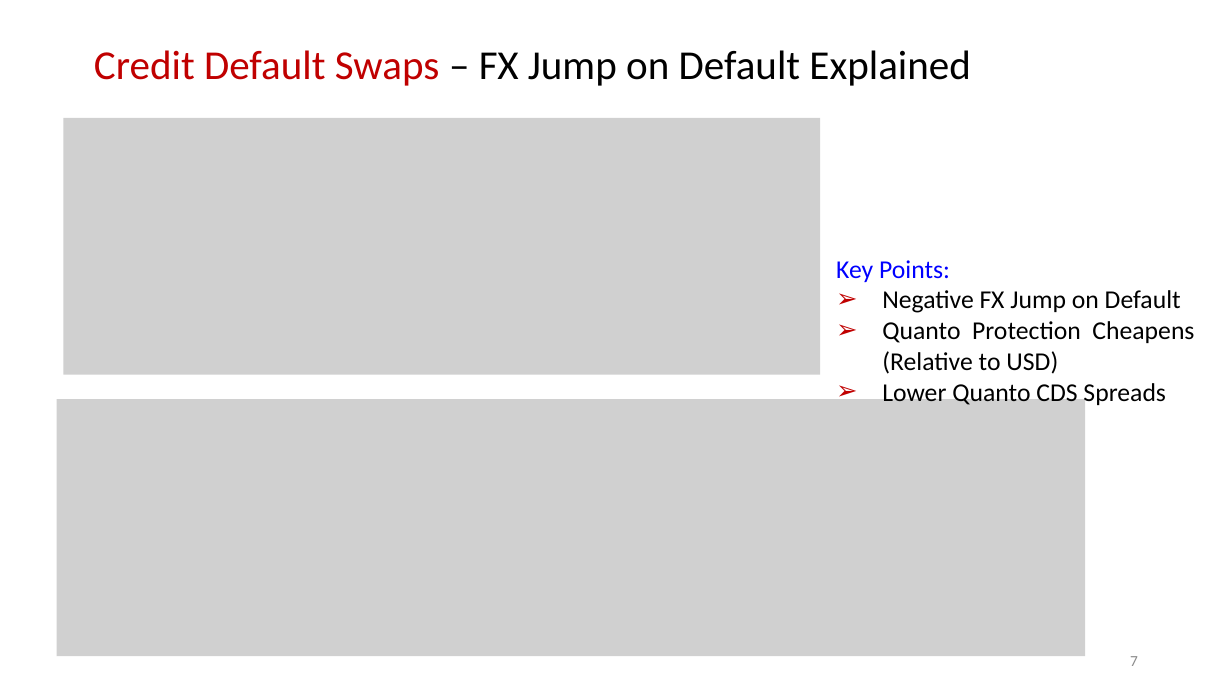
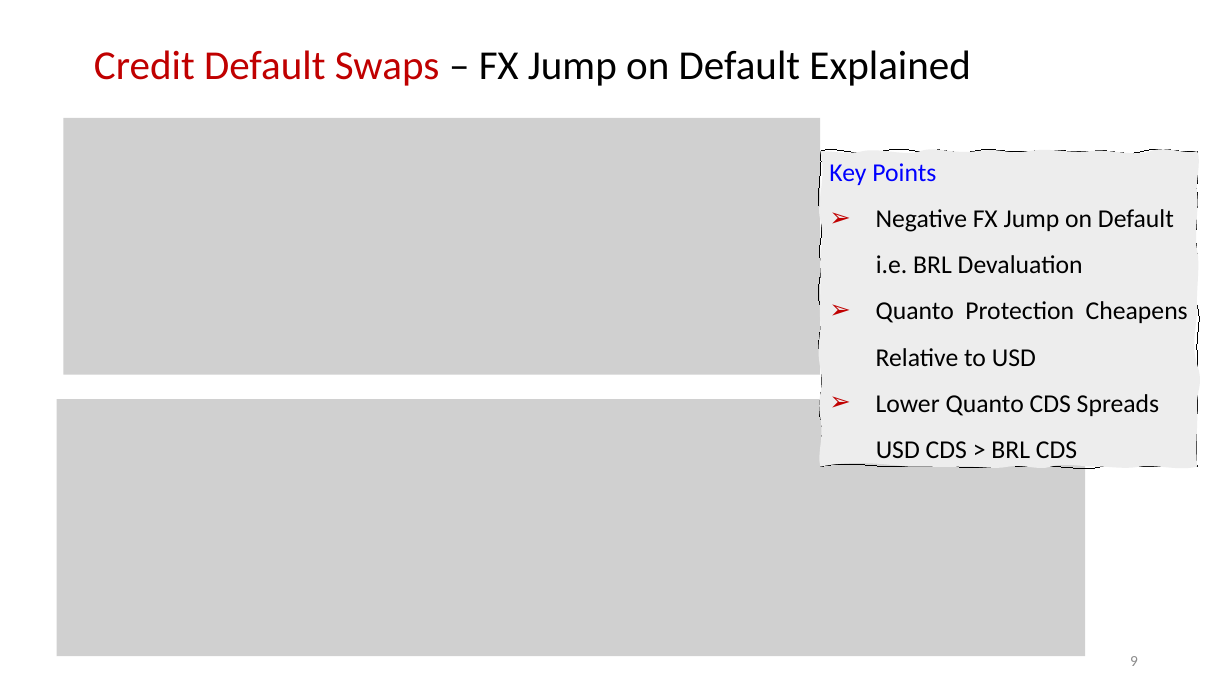
Before and after one commit to nburgessx/QuantResearch, a slide deck: slide 10 of Quanto CDS/Quanto CDS Pricing, Theory & Practice.pptx (slide 8 before the commit). Drawn at 1232x693 pixels with LibreOffice and Linux fonts; fonts in the diff are those of the drawing; grey boxes stand for pictures. Boxes give left, top, right and bottom in pixels: in the first picture for what was removed or moved away, otherwise in the second. Text is boxed around its words. In the diff, an @@ line names an element or a change of style, - is before the commit and + after.

Commit message:
Updated Quant CDS Research

```diff
--- a/Quanto CDS/Quanto CDS Pricing, Theory & Practice.pptx
+++ b/Quanto CDS/Quanto CDS Pricing, Theory & Practice.pptx
@@ freeform shape added at bbox=[821, 152, 1198, 467], fill #EDEDED, outline #000000 0.75 pt, 20 pt, text #000000 @@
+Key Points
+➢ Negative FX Jump on Default
+i.e. BRL Devaluation
+➢ Quanto Protection Cheapens Relative to USD
+➢ Lower Quanto CDS Spreads
+USD CDS > BRL CDS
@@ text removed at bbox=[836, 260, 1194, 407] @@
-Key Points:
-➢ Negative FX Jump on Default
-➢ Quanto Protection Cheapens (Relative to USD)
-➢ Lower Quanto CDS Spreads
@@ page number at bbox=[1130, 656, 1138, 666]: text changed @@
-7
+9
```
Also in this commit, not shown: 13 other slides changed, 6 slides added, 10 other files.
